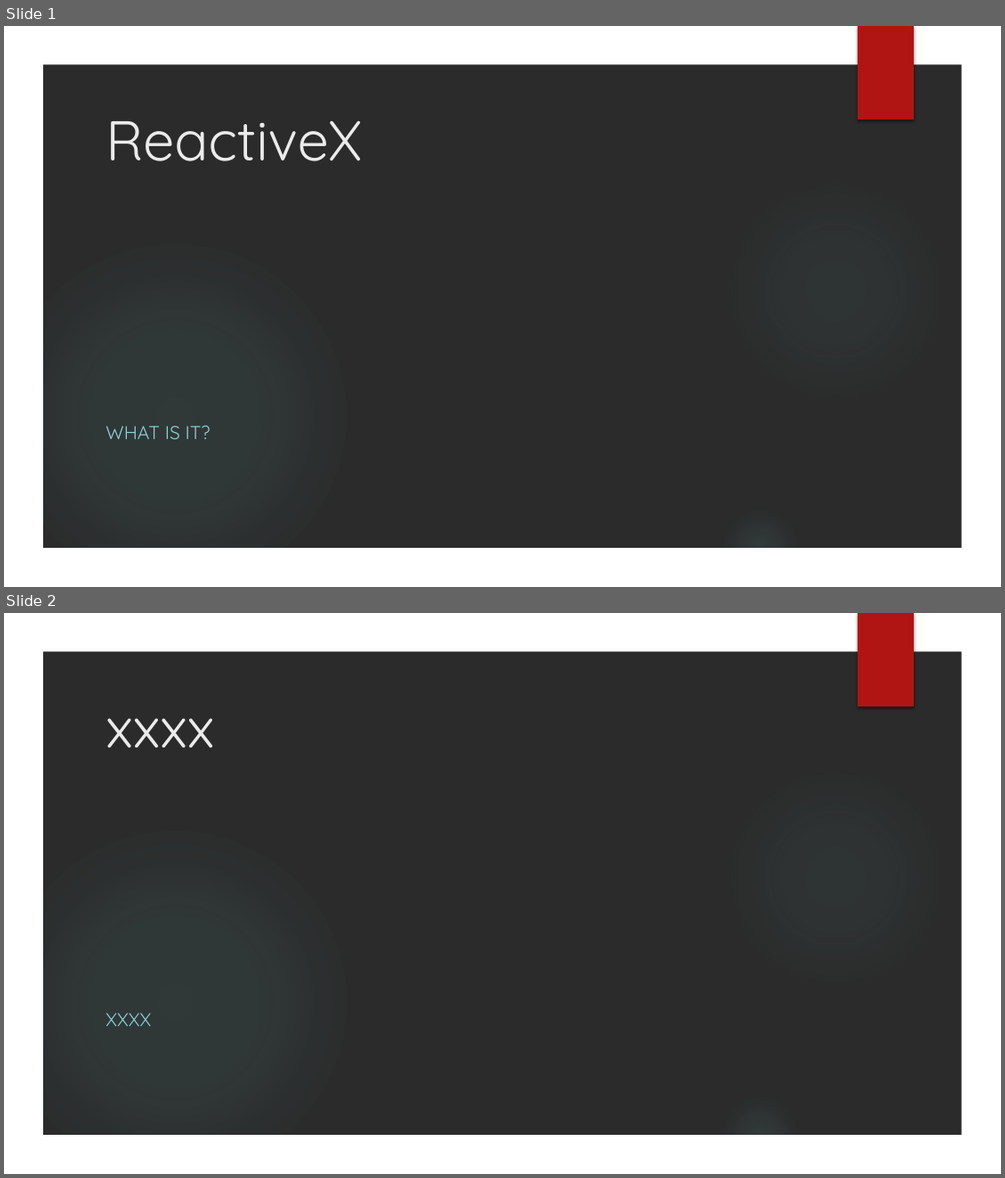
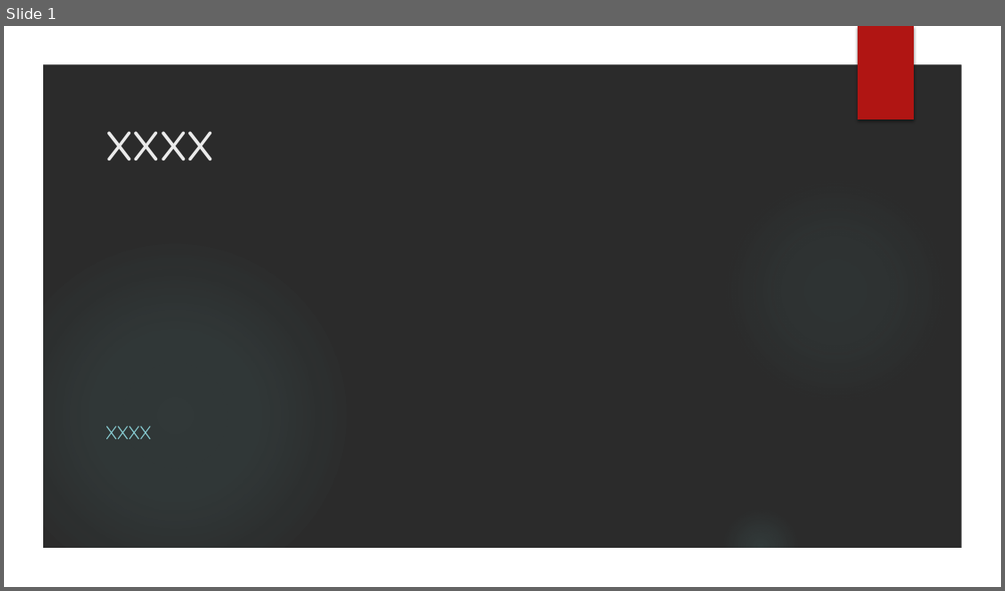
Before and after one commit to VladimirMakarevich/presentations, a slide deck: reactiveX/reactiveX.pptx. Shown one above the other, each under a label of ours: slides 1 and 2 before the commit, slide 1 after it. The pictures are 1005x1178 and 1005x591 pixels, drawn with LibreOffice and Linux fonts; fonts in the diff are those of the drawing; background and template pictures are left out; a plain dark background stands for a picture behind light text. Boxes give left, top, right and bottom in pixels: in the first picture for what was removed or moved away, otherwise in the second. Text is boxed around its words. In the diff, an @@ line names an element or a change of style, - is before the commit and + after.

Commit message:
reactiveX: work on the presentation and some materials

```diff
--- a/reactiveX/reactiveX.pptx
+++ b/reactiveX/reactiveX.pptx
@@ slide 1 removed at [4,26,1001,587], background picture (left out); not listed: 5 template elements that a slide beside it also shows @@
@@ title removed at [105,120,362,161] @@
-ReactiveX
@@ subtitle removed at [105,425,210,439] @@
-WHAT IS IT?
@@ what was slide 2 is now slide 1 @@
```
Also in this commit, not shown: 22 slides added, 22 other slides removed, 2 other files.
